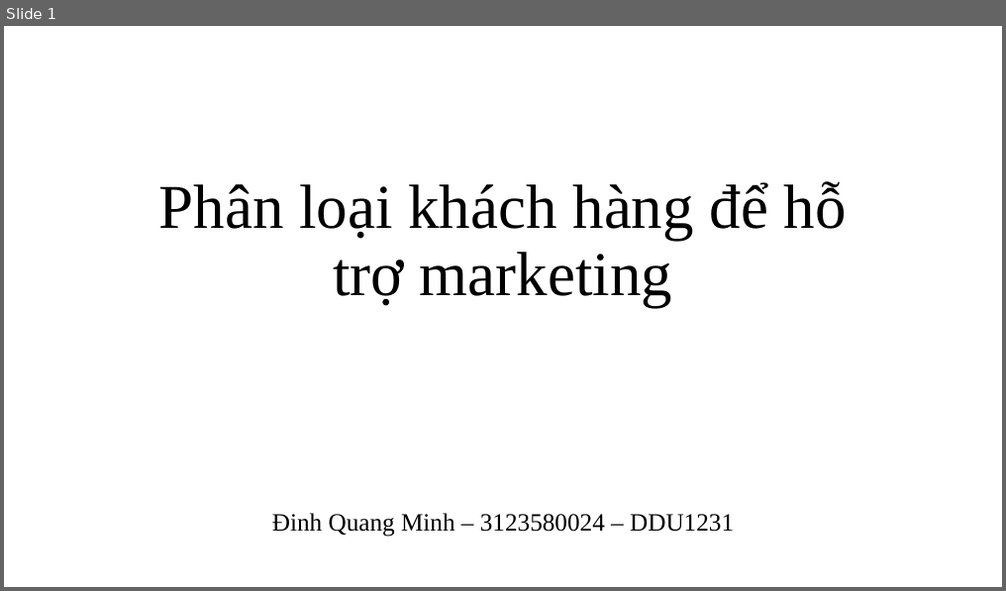
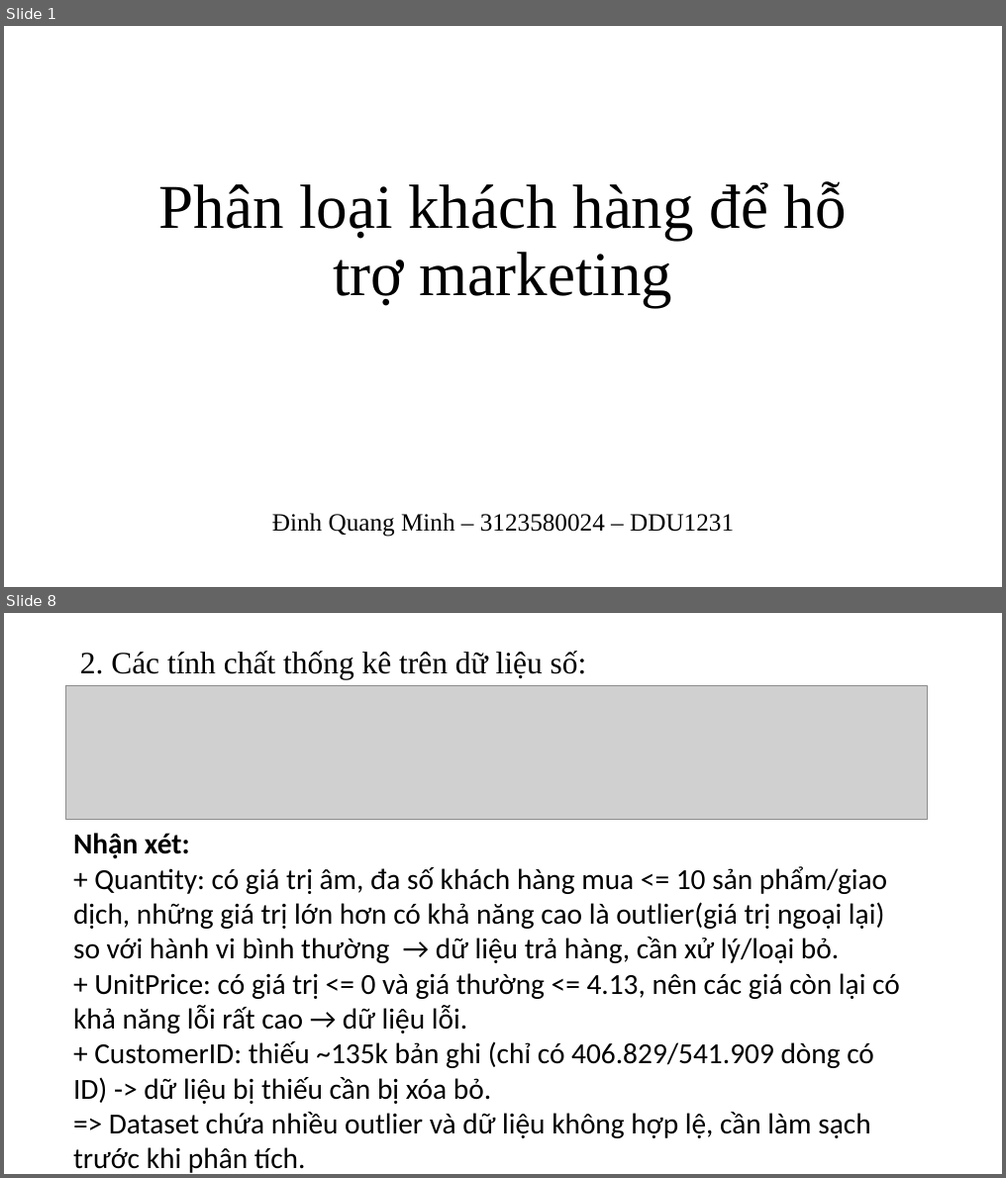
Before and after one commit to QuangMinh03042005/sgu25_kpdl, a slide deck: Lab02/online_retail.pptx. Shown one above the other, each under a label of ours: slide 1 before the commit, slides 1 and 8 after it; the slides between them are not shown. The pictures are 1006x591 and 1006x1178 pixels, drawn with LibreOffice and Linux fonts; fonts in the diff are those of the drawing; grey boxes stand for pictures. Boxes give left, top, right and bottom in pixels: in the first picture for what was removed or moved away, otherwise in the second. Text is boxed around its words. In the diff, an @@ line names an element or a change of style, - is before the commit and + after.

```diff
--- a/Lab02/online_retail.pptx
+++ b/Lab02/online_retail.pptx
@@ slide 8 added at (4,613,1002,1174), background #FFFFFF @@
@@ title added at (80,651,587,679), 30 pt, text #000000 @@
+2. Các tính chất thống kê trên dữ liệu số:
@@ picture added at (66,685,927,820) @@
@@ text added at (73,833,900,1173), 28 pt, text #000000 @@
+Nhận xét:
++ Quantity: có giá trị âm, đa số khách hàng mua <= 10 sản phẩm/giao dịch, những giá trị lớn hơn có khả năng cao là outlier(giá trị ngoại lại) so với hành vi bình thường → dữ liệu trả hàng, cần xử lý/loại bỏ.
++ UnitPrice: có giá trị <= 0 và giá thường <= 4.13, nên các giá còn lại có khả năng lỗi rất cao → dữ liệu lỗi.
++ CustomerID: thiếu ~135k bản ghi (chỉ có 406.829/541.909 dòng có ID) -> dữ liệu bị thiếu cần bị xóa bỏ.
+=> Dataset chứa nhiều outlier và dữ liệu không hợp lệ, cần làm sạch trước khi phân tích.
```
Also in this commit, not shown: 1 slide changed, 22 other slides added, 2 other files.
